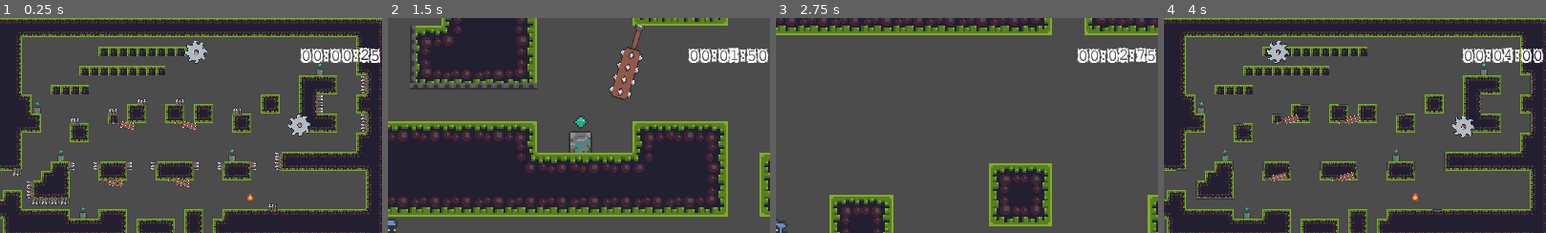
Above: before the commit, frames 1-4 (left to right).
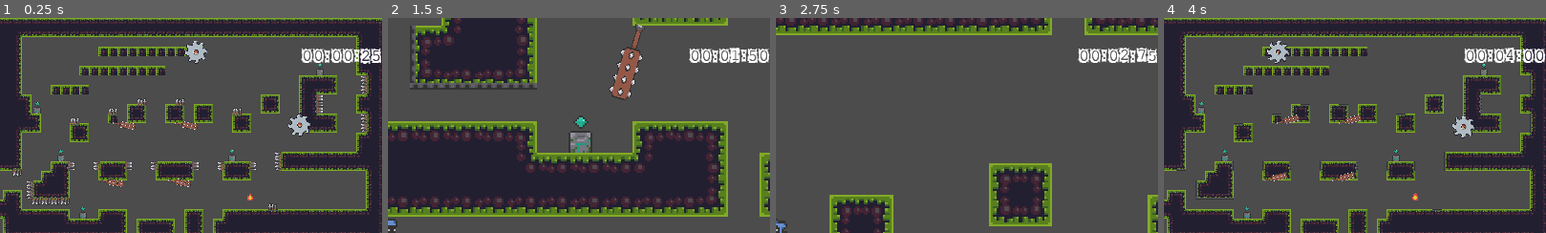
Above: after the commit, the same moments.

Repository: Mike149x/2DGameDraft
Game: Godot game, scene res://Scenes/Level1.tscn
Two runs of this game, one before a commit and one after it. Both use one fixed random seed, a clock stepped at 60 frames per second and the inputs below.
Inputs:
- Up to frame 1 (0.25 s): no input
- Up to frame 2 (1.5 s): hold Space (jump) 0.53-1.28 s; hold D (right) from 0.53 s (still down); tap Z (zoom) at 1.35 s
- Up to frame 3 (2.75 s): tap Space (jump) at 1.52, 1.55, 1.82 s; release D (right) at 2.03 s; hold A (left) from 2.03 s (still down); hold Space (jump) from 2.03 s (still down)
- Up to frame 4 (4 s): release A (left) at 2.78 s; release Space (jump) at 2.78 s; hold D (right) from 2.78 s (still down); tap Z (zoom) at 2.85 s; tap Space (jump) at 3.02, 3.05, 3.32 s; hold Space (jump) from 3.53 s (still down)
The pictures show only the part of the screen within x 50-100%, y 0-50%; the shares and areas given below are measured in that part.

The runs differ from the first frame. In frame 1, 1.0% of the frame differs, in the area x 78-100%, y 13-22%; in frame 2, 0.9%; in frame 3, 0.9%; in frame 4, 1.1%, in the area x 78-100%, y 13-21%.

Commit message:
RopeSwing Cont

Diff:
--- a/2DGameDraft/Scenes/Level1.tscn
+++ b/2DGameDraft/Scenes/Level1.tscn
@@ -285,9 +285,9 @@
 [node name="Control" type="Control" parent="CanvasLayer"]
 anchor_right = 1.0
 anchor_bottom = 1.0
-margin_left = 10.0
+margin_left = 12.0
 margin_top = 14.0
-margin_right = 10.0
+margin_right = 12.0
 margin_bottom = 14.0
 
 [node name="Label" type="Label" parent="CanvasLayer/Control"]
--- a/2DGameDraft/Scenes/PlayerCharacter.gd
+++ b/2DGameDraft/Scenes/PlayerCharacter.gd
@@ -14,7 +14,7 @@
 
 onready var player_state = state.IDLE   #On start - state: idle
 
-###NEW ROPE CODE
+###NEW ROPE VARIABLES
 var rope_grabbed = false
 var rope_part = null
 var can_grab = true
@@ -49,6 +49,9 @@
 	match(player_state):
 		state.STARTJUMP:
 			velocity.y = jump_speed
+		state.ROPEJUMP:
+			velocity.y = jump_speed/2
+	pass
 
 func get_input():
 	var dir = Input.get_action_strength("right") - Input.get_action_strength("left")     #determine player going left or right based on input
@@ -60,6 +63,20 @@
 
 
 func _physics_process(delta):        #checks every frame
+	###NEW ROPE CODE
+	var rope_release = false
+	if rope_grabbed:
+		global_position = rope_part.global_position
+		if Input.is_action_just_pressed("jump"):
+			rope_grabbed = false
+			rope_part = null
+			$GRABZONE/RopeTimer.start()
+			rope_release = true
+		else:
+			pass
+
+
+
 	get_input()
 	#print(is_on_floor())
 
@@ -85,11 +102,6 @@
 
 
 
-
-
-
-
-
 func _on_DeathZone_area_entered(area):
 	if area.is_in_group("Deadly"):
 		if GameStats.check_reset() == false:
@@ -97,4 +109,10 @@
 
 
 func _on_GRABZONE_area_entered(area):
-	pass # Replace with function body.
+	if area.is_in_group("Rope") and can_grab:
+		rope_grabbed = true
+		rope_part = area
+		can_grab = false
+
+func _on_RopeTimer_timeout():
+	can_grab = true
--- a/2DGameDraft/Scenes/PlayerCharacter.tscn
+++ b/2DGameDraft/Scenes/PlayerCharacter.tscn
@@ -182,3 +182,4 @@
 
 [connection signal="area_entered" from="DeathZone" to="." method="_on_DeathZone_area_entered"]
 [connection signal="area_entered" from="GRABZONE" to="." method="_on_GRABZONE_area_entered"]
+[connection signal="timeout" from="GRABZONE/RopeTimer" to="." method="_on_RopeTimer_timeout"]
